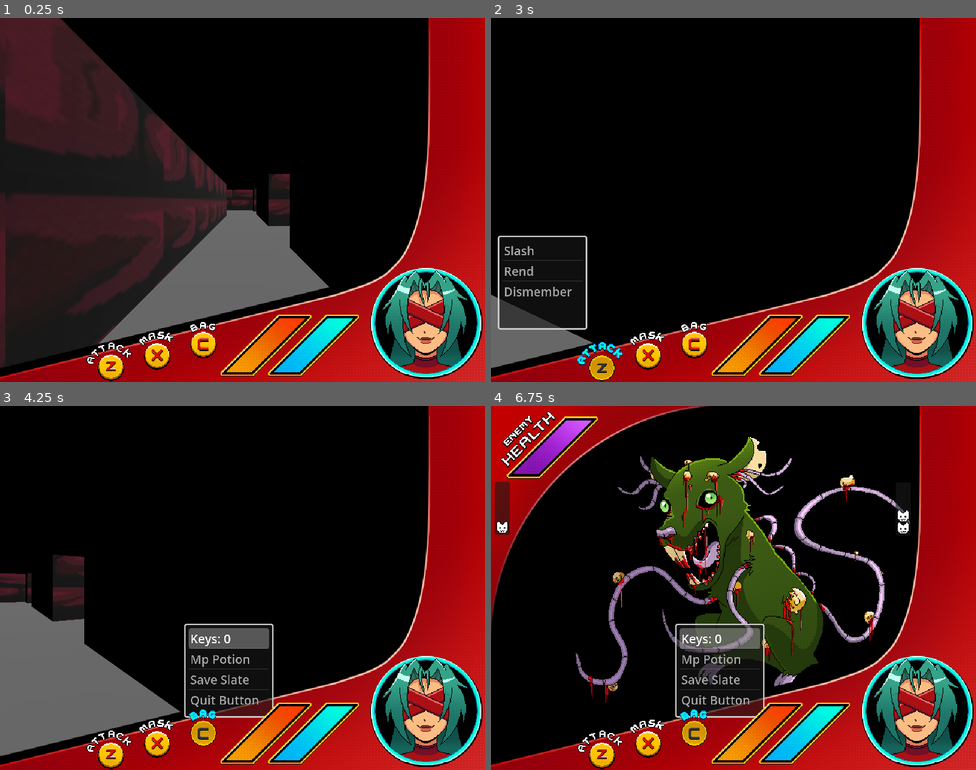
Above: before the commit, frames 1-4 (two rows, left to right).
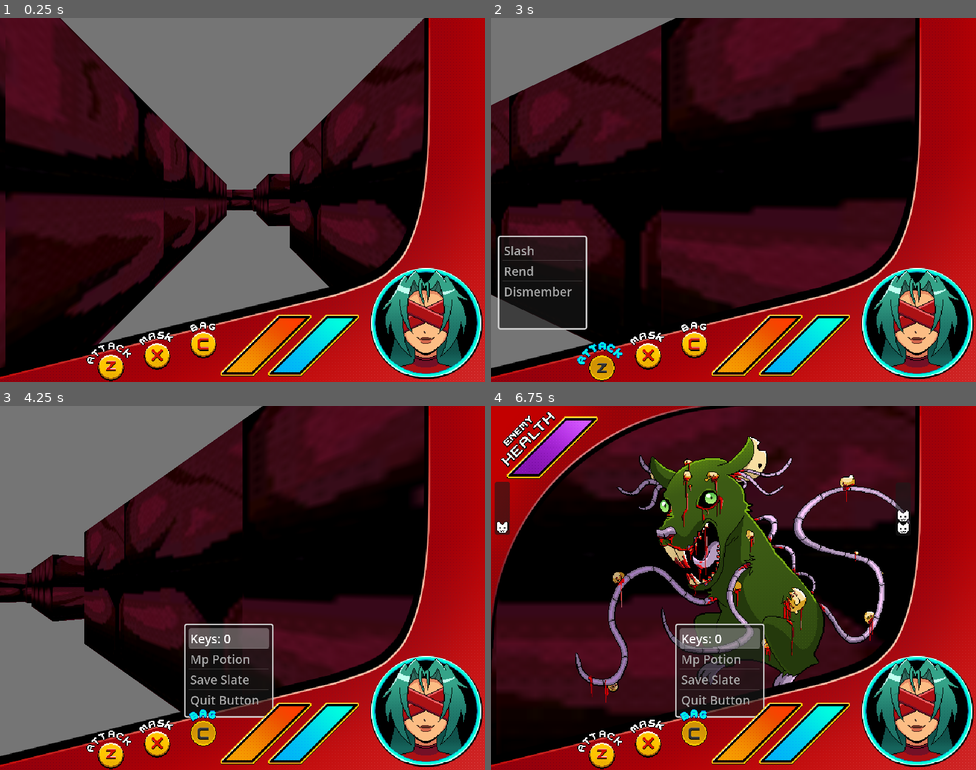
Above: after the commit, the same moments.

Repository: PotentiallyParadoxical/mask-breaker
Game: Godot game, scene res://world.tscn
Same seed, same stepped clock (60 frames per second), same inputs: the game is played once before the commit and once after it. This scene is started directly instead of the project's main scene. The engine's default icon, where the game draws it, is replaced by a stand-in: a white triangle on a blue panel in a dark square. Video files are missing from this copy of the repository; at most half a second of black plays in their place.
Inputs (mouse positions are in pixels of both pictures, inside the frame that each line leads up to):
- Up to frame 1 (0.25 s): no input
- Up to frame 2 (3 s): click (597, 360) at 0.5 s; click (646, 349) at 1.25 s; click (694, 338) at 2 s; tap Enter at 2.75 s; hold D (move_right) from 2.78 s (still down); tap Z (Attack) at 2.85 s
- Up to frame 3 (4.25 s): release D (move_right) at 3.53 s; hold S (move_back) from 3.53 s (still down); tap C (Item) at 3.6 s
- Up to frame 4 (6.75 s): release S (move_back) at 4.28 s; hold D (move_right) 4.28-5.03 s; tap X (Magic) at 4.35 s; hold W (move_forward) 5.03-5.78 s; tap Q (Spawn) at 5.1 s; tap Space at 5.75 s; hold A (move_left) from 5.78 s (still down); tap Z (Attack) at 5.85 s; tap Enter at 6.5 s; tap C (Item) at 6.6 s

The runs differ from the first frame. In frame 1, 37% of the frame differs, in the area x 7-88%, y 0-92%; in frame 2, 41%, in the area x 0-88%, y 0-90%; in frame 3, 38%; in frame 4, 28%.

Commit message:
Lighting fix

Diff:
--- a/project.godot
+++ b/project.godot
@@ -11,7 +11,7 @@
 [application]
 
 config/name="Mask Breaker"
-run/main_scene="uid://cvb0fxvji5qrd"
+run/main_scene="uid://bv14jacvq2qsw"
 config/features=PackedStringArray("4.6", "Forward Plus")
 config/icon="res://icon.svg"
 
--- a/world.gd
+++ b/world.gd
@@ -1,4 +1,4 @@
-extends Node3D
+extends Node
 
 #@export var map: Array[Array] = []
 @export var cmap: Array[String] = []
--- a/world.tscn
+++ b/world.tscn
@@ -11,7 +11,13 @@
 [ext_resource type="PackedScene" uid="uid://twv4y3e8w6vy" path="res://stair_down.tscn" id="8_wse8f"]
 [ext_resource type="PackedScene" uid="uid://0gto5ugjomfr" path="res://roof_floor.tscn" id="9_wse8f"]
 
-[node name="World" type="Node3D" unique_id=1184187816]
+[sub_resource type="Environment" id="Environment_wse8f"]
+ambient_light_source = 2
+ambient_light_color = Color(1, 1, 1, 1)
+ambient_light_energy = 0.7
+
+[node name="World" type="WorldEnvironment" unique_id=585392927]
+environment = SubResource("Environment_wse8f")
 script = ExtResource("1_aqk2v")
 molar = ExtResource("2_036b0")
 player = ExtResource("2_fj7yv")
@@ -22,7 +28,4 @@
 stair_down = ExtResource("8_wse8f")
 roof_floor = ExtResource("9_wse8f")
 
-[node name="DirectionalLight3D" type="DirectionalLight3D" parent="." unique_id=1296409938]
-transform = Transform3D(0.8660253, -0.12940955, 0.48296297, -0.12940955, 0.87500006, 0.46650645, -0.482963, -0.46650642, 0.74102545, 0, 0, 0)
-
 [node name="Control" parent="." unique_id=1237587980 instance=ExtResource("3_tlwt5")]
